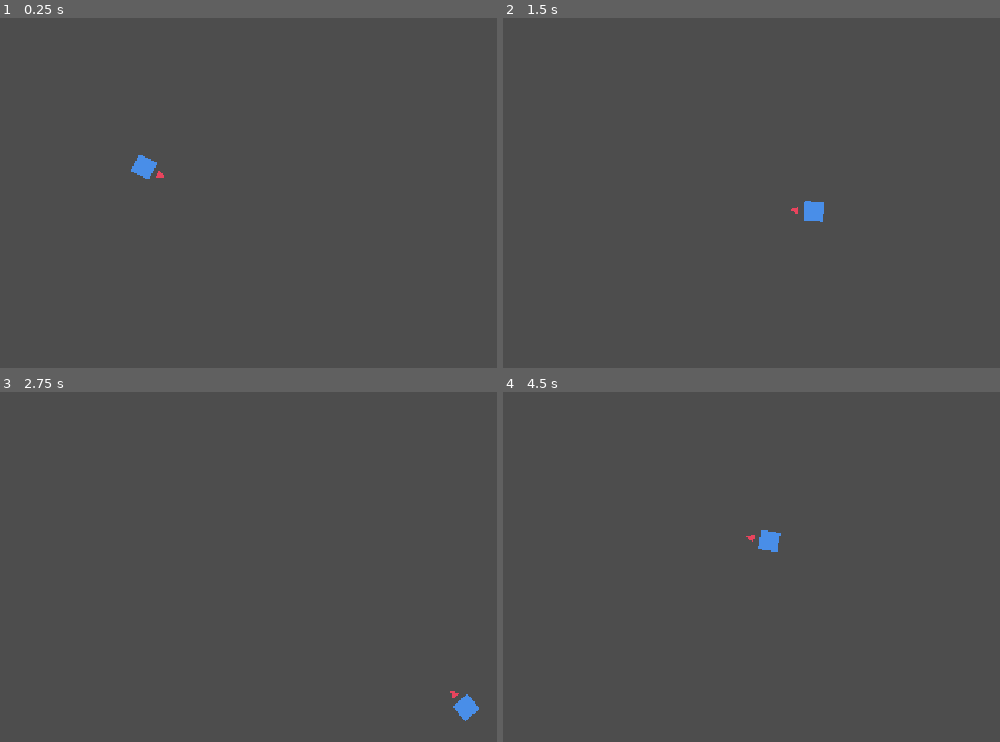
Above: before the commit, frames 1-4 (two rows, left to right).
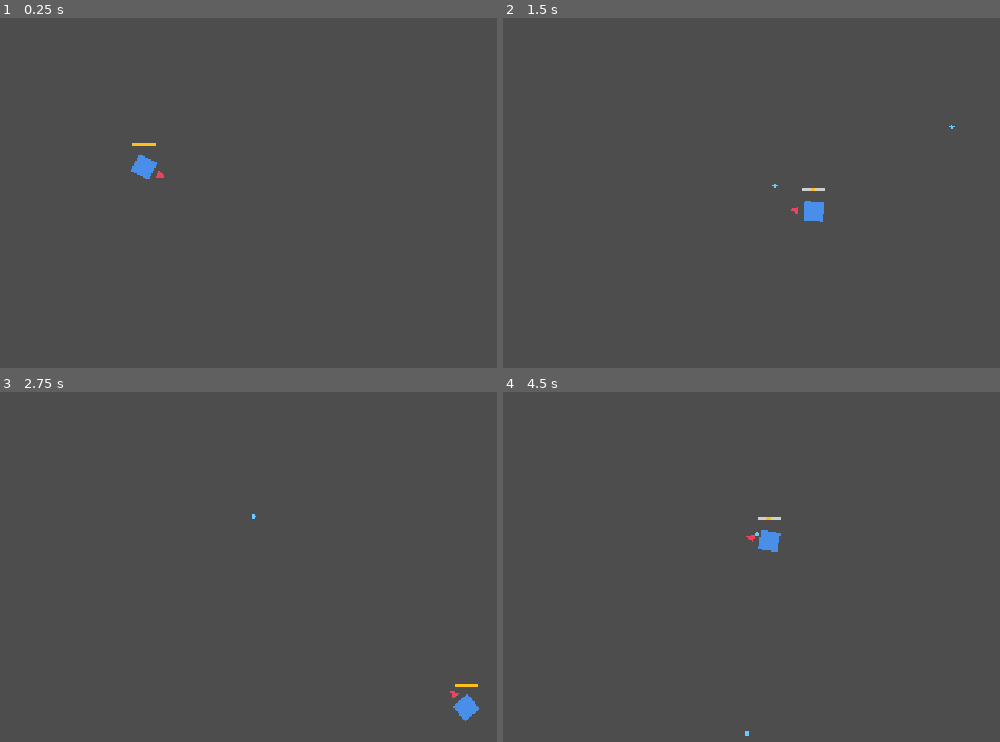
Above: after the commit, the same moments.

Repository: BestestGameStudio/gangU
Game: Godot game, scene res://scenes/main.tscn
Two runs of this game, one before a commit and one after it. Both use one fixed random seed, a clock stepped at 60 frames per second and the inputs below.
Inputs (mouse positions are in pixels of both pictures, inside the frame that each line leads up to):
- Up to frame 1 (0.25 s): no input
- Up to frame 2 (1.5 s): tap Enter at 0.5 s; move the mouse to (821, 144) at 0.52 s; hold D (move_right) 0.53-1.28 s; tap Space (cast) at 0.6, 1.35 s; move the mouse to (outside the picture) at 1.27 s; hold S (move_down) from 1.28 s (still down)
- Up to frame 3 (2.75 s): move the mouse to (223, 441) at 2.02 s; release S (move_down) at 2.03 s; hold D (move_right) from 2.03 s (still down); tap Space (cast) at 2.1 s
- Up to frame 4 (4.5 s): move the mouse to (607, 630) at 2.77 s; release D (move_right) at 2.78 s; hold W (move_up) 2.78-3.53 s; tap Space (cast) at 2.85, 3.6, 4.35 s; move the mouse to (885, 609) at 3.52 s; hold A (move_left) from 3.53 s (still down); move the mouse to (outside the picture) at 4.27 s

The runs differ from the first frame. In frame 1, less than 0.1% of the frame differs, in the area x 26-32%, y 35-37%; in frame 2, less than 0.1%; in frame 3, less than 0.1%; in frame 4, less than 0.1%, in the area x 48-56%, y 35-99%.

Commit message:
Update player.tscn

Diff:
--- a/scenes/player.tscn
+++ b/scenes/player.tscn
@@ -1,6 +1,9 @@
-[gd_scene load_steps=3 format=3 uid="uid://bgangu2player"]
+[gd_scene load_steps=6 format=3 uid="uid://bgangu2player"]
 
 [ext_resource type="Script" path="res://scripts/player.gd" id="1_player"]
+[ext_resource type="Script" path="res://scripts/spell_caster.gd" id="2_caster"]
+[ext_resource type="PackedScene" uid="uid://bgangu3proj" path="res://scenes/projectile.tscn" id="3_proj"]
+[ext_resource type="Resource" uid="uid://bgangu3bolt" path="res://resources/spells/placeholder_bolt.tres" id="4_bolt"]
 
 [sub_resource type="CircleShape2D" id="CircleShape2D_player"]
 radius = 16.0
@@ -19,3 +22,16 @@
 position = Vector2(22, 0)
 color = Color(0.913725, 0.270588, 0.368627, 1)
 polygon = PackedVector2Array(0, -6, 12, 0, 0, 6)
+
+[node name="SpellCaster" type="Node2D" parent="."]
+script = ExtResource("2_caster")
+projectile_scene = ExtResource("3_proj")
+starting_spells = Array[Resource]([ExtResource("4_bolt")])
+
+[node name="CooldownBarBG" type="Polygon2D" parent="SpellCaster"]
+color = Color(0.9, 0.9, 0.9, 0.85)
+polygon = PackedVector2Array(-16, -34, 16, -34, 16, -29, -16, -29)
+
+[node name="CooldownBarFill" type="Polygon2D" parent="SpellCaster"]
+color = Color(1, 0.75, 0.1, 1)
+polygon = PackedVector2Array(-16, -34, 16, -34, 16, -29, -16, -29)
